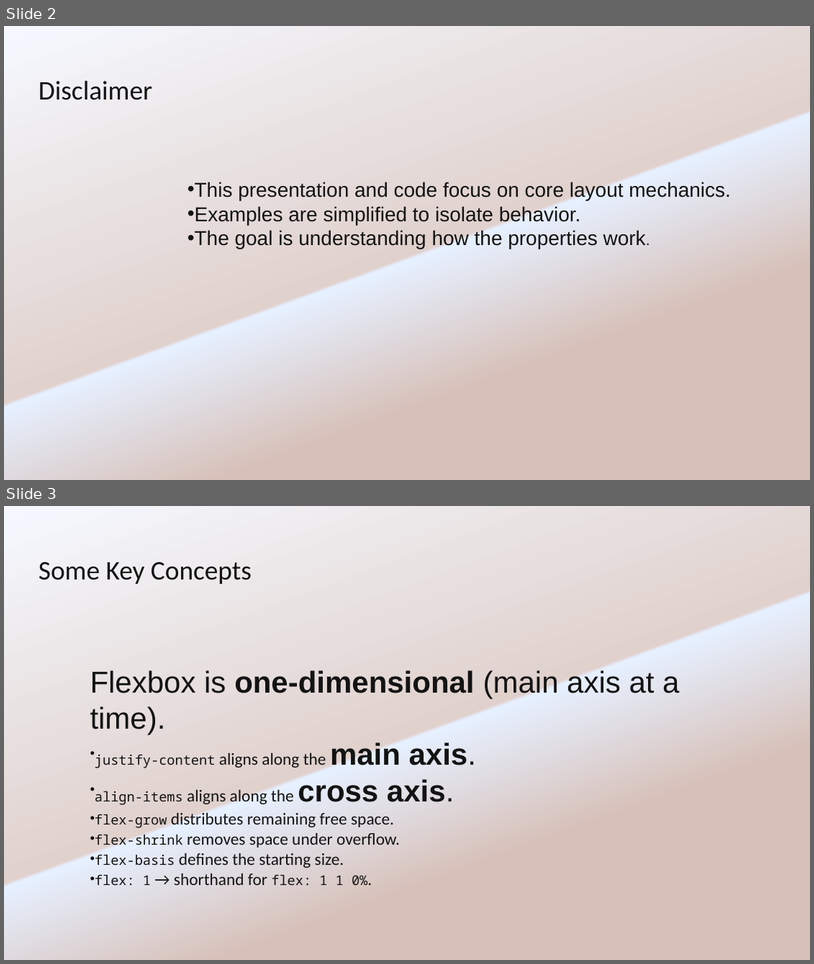
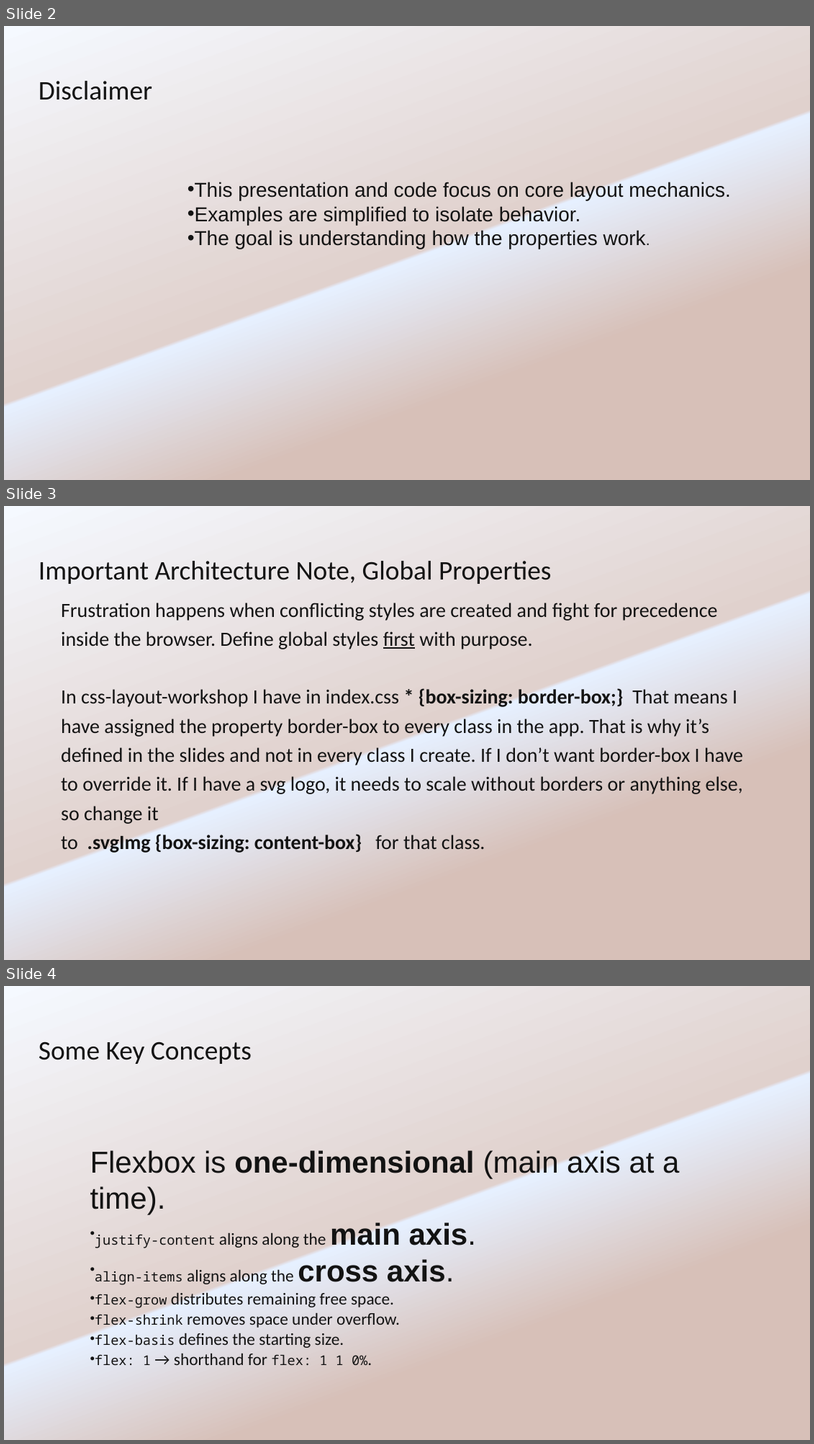
Before and after one commit to justinfread/css-layout-workshop, a slide deck: slides/CSS Flex box & Flex gird.pptx. Shown one above the other, each under a label of ours: slides 2 and 3 before the commit, slides 2, 3 and 4 after it. The pictures are 814x964 and 814x1444 pixels, drawn with LibreOffice and Linux fonts; fonts in the diff are those of the drawing. Boxes give left, top, right and bottom in pixels: in the first picture for what was removed or moved away, otherwise in the second. Text is boxed around its words. In the diff, an @@ line names an element or a change of style, - is before the commit and + after.

Commit message:
Added slides

```diff
--- a/slides/CSS Flex box & Flex gird.pptx
+++ b/slides/CSS Flex box & Flex gird.pptx
@@ slide 3 added at (4, 506, 810, 960), background gradient #F5F9FF to #E0D1CD to #E6F0FF to #D7C0B8 to #D6C0B8 to #E4D5D0 @@
@@ title added at (39, 561, 552, 584), 32 pt, text #131313 @@
+Important Architecture Note, Global Properties
@@ text added at (61, 602, 743, 854), 24 pt, text #131313 @@
+Frustration happens when conflicting styles are created and fight for precedence inside the browser. Define global styles first with purpose.
+In css-layout-workshop I have in index.css * {box-sizing: border-box;} That means I have assigned the property border-box to every class in the app. That is why it’s defined in the slides and not in every class I create. If I don’t want border-box I have to override it. If I have a svg logo, it needs to scale without borders or anything else, so change it
+to .svgImg {box-sizing: content-box} for that class.
@@ what was slide 3 is now slide 4 @@
```
Also in this commit, not shown: 1 other slide added.
